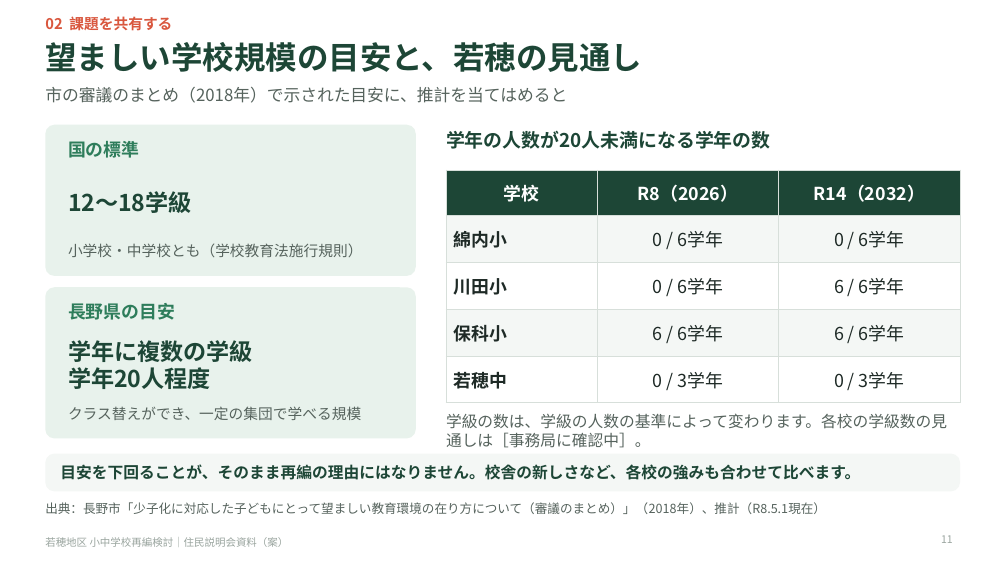
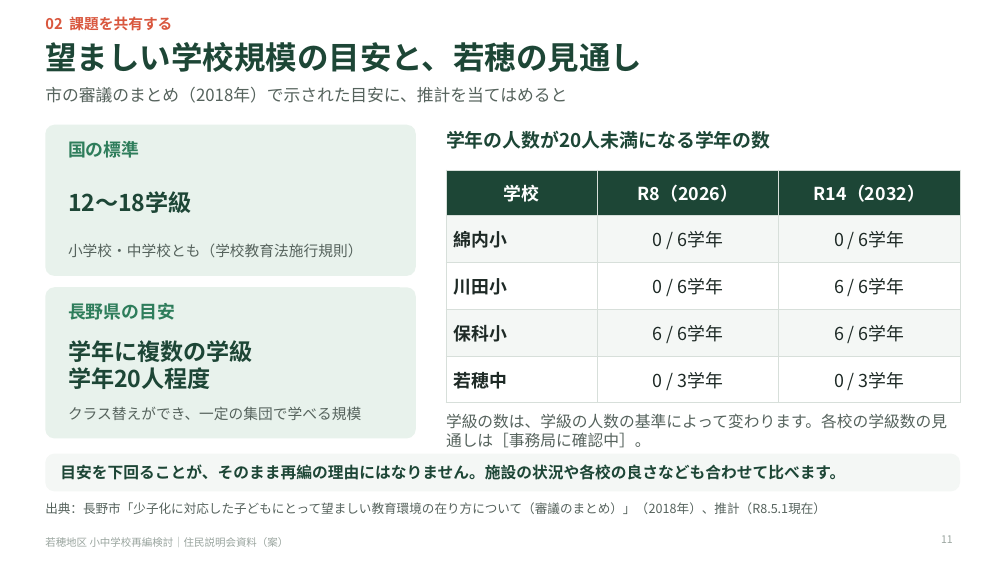
Before and after one commit to Masaki12008/GS, a slide deck: slide 11 of output/若穂地区_住民説明会資料.pptx. Drawn at 1008x567 pixels with LibreOffice and Linux fonts; fonts in the diff are those of the drawing. Boxes give left, top, right and bottom in pixels: in the first picture for what was removed or moved away, otherwise in the second. Text is boxed around its words. In the diff, an @@ line names an element or a change of style, - is before the commit and + after.

```diff
--- a/output/若穂地区_住民説明会資料.pptx
+++ b/output/若穂地区_住民説明会資料.pptx
@@ text at box(60, 464, 845, 480): text changed @@
-目安を下回ることが、そのまま再編の理由にはなりません。校舎の新しさなど、各校の強みも合わせて比べます。
+目安を下回ることが、そのまま再編の理由にはなりません。施設の状況や各校の良さなども合わせて比べます。
```
Also in this commit, not shown: 1 other slide changed, 10 other files.
